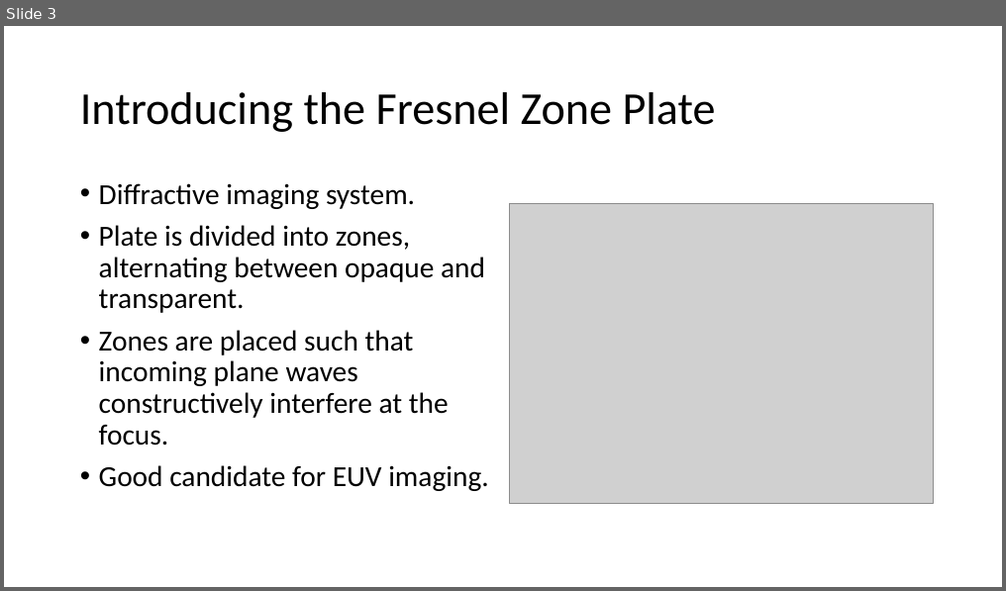
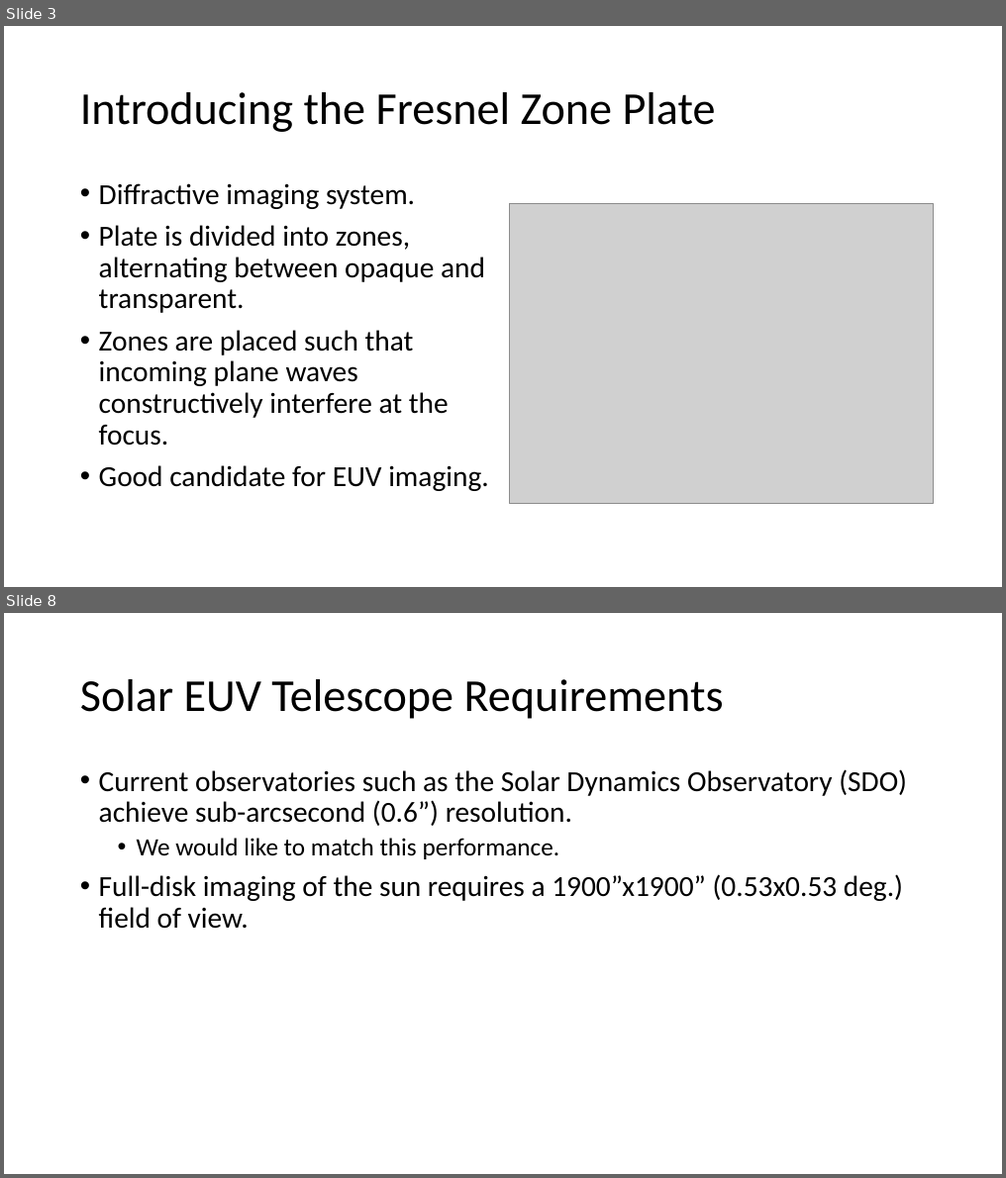
Before and after one commit to byrdie/EELE582_OpticalDesign, a slide deck: FinalProject/presentation/EUV Solar Telescope.pptx. Shown one above the other, each under a label of ours: slide 3 before the commit, slides 3 and 8 after it; the slides between them are not shown. The pictures are 1006x591 and 1006x1178 pixels, drawn with LibreOffice and Linux fonts; fonts in the diff are those of the drawing; grey boxes stand for pictures. Boxes give left, top, right and bottom in pixels: in the first picture for what was removed or moved away, otherwise in the second. Text is boxed around its words. In the diff, an @@ line names an element or a change of style, - is before the commit and + after.

```diff
--- a/FinalProject/presentation/EUV Solar Telescope.pptx
+++ b/FinalProject/presentation/EUV Solar Telescope.pptx
@@ slide 8 added at [4, 613, 1002, 1174], background #FFFFFF @@
@@ title added at [80, 679, 724, 719], 44 pt, text #000000 @@
+Solar EUV Telescope Requirements
@@ text added at [99, 769, 907, 929], 28 pt, text #000000 @@
+• Current observatories such as the Solar Dynamics Observatory (SDO) achieve sub-arcsecond (0.6”) resolution.
+  • We would like to match this performance.
+• Full-disk imaging of the sun requires a 1900”x1900” (0.53x0.53 deg.) field of view.
```
Also in this commit, not shown: 1 slide changed, 3 other slides added.
